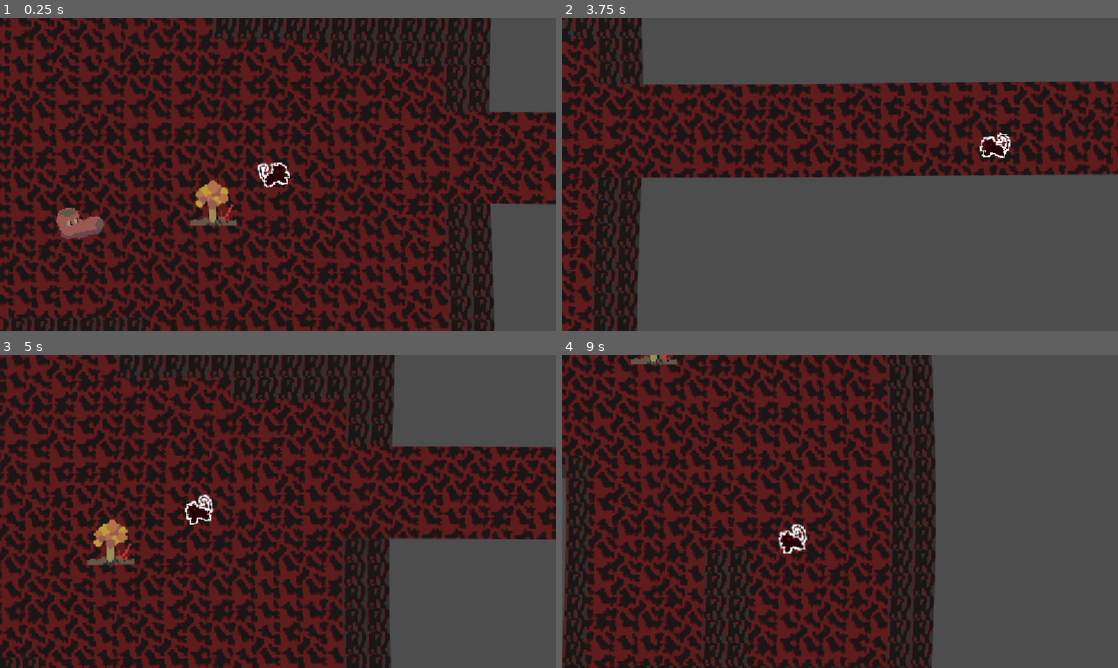
Above: before the commit, frames 1-4 (two rows, left to right).
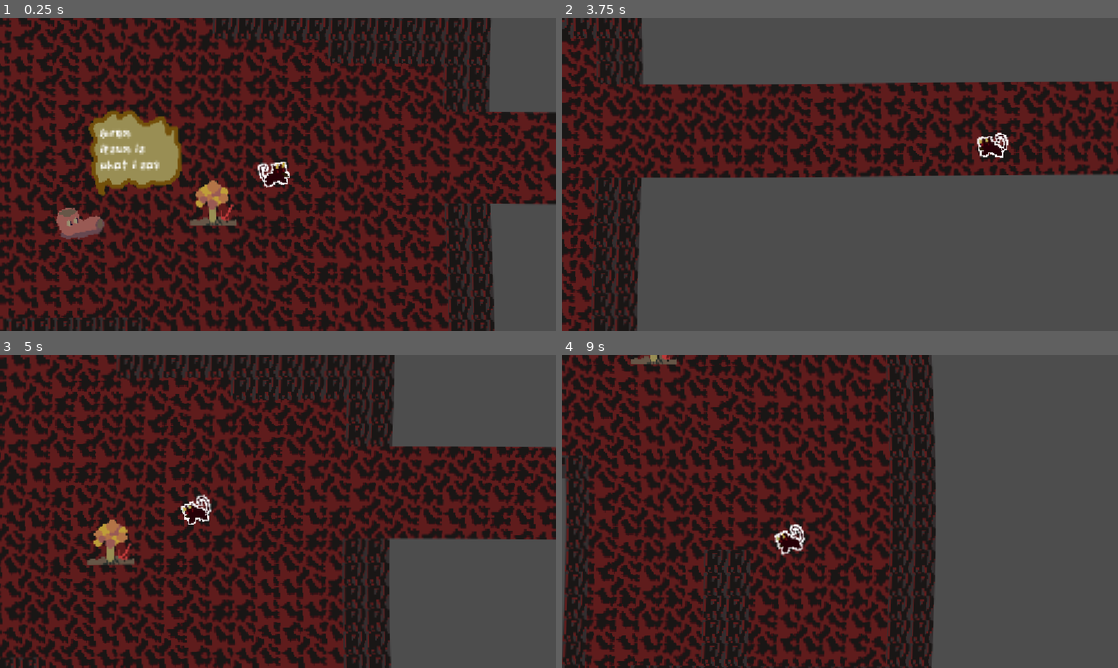
Above: after the commit, the same moments.

Repository: BlueDragonSpace/CozyFallJamGame
Game: Godot game, scene res://scenes/root.tscn
Same seed, same stepped clock (60 frames per second), same inputs: the game is played once before the commit and once after it.
Inputs (mouse positions are in pixels of both pictures, inside the frame that each line leads up to):
- Up to frame 1 (0.25 s): no input
- Up to frame 2 (3.75 s): tap Enter at 0.5 s; move the mouse to (962, 158) at 0.52 s; hold D (right) 0.53-1.28 s; tap C (action) at 0.6, 2.85 s; click (962, 158) at 0.67 s; move the mouse to (728, 190) at 1.27 s; hold S (down) 1.28-2.03 s; tap Alt at 1.35, 3.6 s; move the mouse to (895, 105) at 2.02 s; hold D (right) 2.03-2.78 s; tap Shift at 2.1 s; move the mouse to (812, 237) at 2.77 s; hold W (up) 2.78-3.53 s; click (812, 237) at 2.92 s; move the mouse to (1006, 221) at 3.52 s; hold A (left) from 3.53 s (still down)
- Up to frame 3 (5 s): keep holding A (left); move the mouse to (111, 464) at 4.27 s; tap Shift at 4.35 s
- Up to frame 4 (9 s): move the mouse to (867, 511) at 5.02 s; release A (left) at 5.03 s; hold S (down) 5.03-5.78 s; tap one key every 0.75 s from 5.1 s: C (action) Alt Shift C (action) Alt Shift; click (867, 511) at 5.17 s; move the mouse to (756, 433) at 5.77 s; hold D (right) 5.78-6.53 s; move the mouse to (962, 495) at 6.52 s; hold W (up) 6.53-7.28 s; move the mouse to (728, 527) at 7.27 s; hold D (right) 7.28-8.03 s; click (728, 527) at 7.42 s; move the mouse to (895, 442) at 8.02 s; hold S (down) 8.03-8.78 s; move the mouse to (812, 574) at 8.77 s; hold A (left) from 8.78 s (still down)

The runs differ from the first frame. In frame 1, 3.6% of the frame differs, in the area x 15-52%, y 29-57%; in frame 2, 0.2%; in frame 3, 0.3%; in frame 4, 0.3%.
Error after the commit: Trying to assign value of type 'String' to a variable of type 'Label'. (res://scripts/shuz.gd:89)

Commit message:
haha nope theres more

Diff:
--- a/scenes/root.tscn
+++ b/scenes/root.tscn
@@ -8,7 +8,7 @@
 [ext_resource type="Texture2D" uid="uid://cbwsw0i3eosnd" path="res://art/falltree1.png" id="6_jrhyn"]
 [ext_resource type="Script" uid="uid://c4eibqa83ve0m" path="res://scripts/player.gd" id="7_log26"]
 [ext_resource type="Shader" uid="uid://cshgrsj6f6p7i" path="res://shaders/outline.gdshader" id="8_gt4lb"]
-[ext_resource type="Texture2D" uid="uid://b780m6edrl0h" path="res://art/demon-sheet.png" id="9_ya6yc"]
+[ext_resource type="Texture2D" uid="uid://bmfn4fsvbiqta" path="res://art/demongoldhorns.png" id="9_y3xxt"]
 [ext_resource type="PackedScene" uid="uid://2waevcf3xc0n" path="res://scenes/spawner.tscn" id="10_mflgo"]
 [ext_resource type="PackedScene" uid="uid://ybcq4eyw85gw" path="res://scenes/shuz.tscn" id="11_34frw"]
 
@@ -249,52 +249,60 @@
 shader_parameter/offset = Vector2(0, 0)
 shader_parameter/max_or_add = false
 
-[sub_resource type="AtlasTexture" id="AtlasTexture_gd4vy"]
-atlas = ExtResource("9_ya6yc")
+[sub_resource type="AtlasTexture" id="AtlasTexture_xsp7o"]
+atlas = ExtResource("9_y3xxt")
 region = Rect2(0, 0, 64, 64)
 
-[sub_resource type="AtlasTexture" id="AtlasTexture_qw60f"]
-atlas = ExtResource("9_ya6yc")
+[sub_resource type="AtlasTexture" id="AtlasTexture_l5cgh"]
+atlas = ExtResource("9_y3xxt")
 region = Rect2(64, 0, 64, 64)
 
-[sub_resource type="AtlasTexture" id="AtlasTexture_eji0w"]
-atlas = ExtResource("9_ya6yc")
+[sub_resource type="AtlasTexture" id="AtlasTexture_vgks2"]
+atlas = ExtResource("9_y3xxt")
 region = Rect2(128, 0, 64, 64)
 
-[sub_resource type="AtlasTexture" id="AtlasTexture_qwhpj"]
-atlas = ExtResource("9_ya6yc")
+[sub_resource type="AtlasTexture" id="AtlasTexture_dylgi"]
+atlas = ExtResource("9_y3xxt")
+region = Rect2(192, 0, 64, 64)
+
+[sub_resource type="AtlasTexture" id="AtlasTexture_jrhyn"]
+atlas = ExtResource("9_y3xxt")
+region = Rect2(128, 64, 64, 64)
+
+[sub_resource type="AtlasTexture" id="AtlasTexture_log26"]
+atlas = ExtResource("9_y3xxt")
+region = Rect2(192, 64, 64, 64)
+
+[sub_resource type="AtlasTexture" id="AtlasTexture_gt4lb"]
+atlas = ExtResource("9_y3xxt")
+region = Rect2(0, 128, 64, 64)
+
+[sub_resource type="AtlasTexture" id="AtlasTexture_ya6yc"]
+atlas = ExtResource("9_y3xxt")
+region = Rect2(64, 128, 64, 64)
+
+[sub_resource type="AtlasTexture" id="AtlasTexture_mflgo"]
+atlas = ExtResource("9_y3xxt")
 region = Rect2(0, 64, 64, 64)
 
-[sub_resource type="AtlasTexture" id="AtlasTexture_qt76e"]
-atlas = ExtResource("9_ya6yc")
-region = Rect2(0, 128, 64, 64)
-
-[sub_resource type="AtlasTexture" id="AtlasTexture_sq7yr"]
-atlas = ExtResource("9_ya6yc")
-region = Rect2(64, 128, 64, 64)
-
-[sub_resource type="AtlasTexture" id="AtlasTexture_r3r3k"]
-atlas = ExtResource("9_ya6yc")
+[sub_resource type="AtlasTexture" id="AtlasTexture_34frw"]
+atlas = ExtResource("9_y3xxt")
 region = Rect2(64, 64, 64, 64)
-
-[sub_resource type="AtlasTexture" id="AtlasTexture_blcw0"]
-atlas = ExtResource("9_ya6yc")
-region = Rect2(128, 64, 64, 64)
 
 [sub_resource type="SpriteFrames" id="SpriteFrames_o4040"]
 animations = [{
 "frames": [{
 "duration": 1.0,
-"texture": SubResource("AtlasTexture_gd4vy")
-}, {
-"duration": 1.0,
-"texture": SubResource("AtlasTexture_qw60f")
-}, {
-"duration": 1.0,
-"texture": SubResource("AtlasTexture_eji0w")
-}, {
-"duration": 1.0,
-"texture": SubResource("AtlasTexture_qwhpj")
+"texture": SubResource("AtlasTexture_xsp7o")
+}, {
+"duration": 1.0,
+"texture": SubResource("AtlasTexture_l5cgh")
+}, {
+"duration": 1.0,
+"texture": SubResource("AtlasTexture_vgks2")
+}, {
+"duration": 1.0,
+"texture": SubResource("AtlasTexture_dylgi")
 }],
 "loop": 0,
 "name": &"bananaleaf",
@@ -302,10 +310,10 @@
 }, {
 "frames": [{
 "duration": 1.0,
-"texture": SubResource("AtlasTexture_qt76e")
-}, {
-"duration": 1.0,
-"texture": SubResource("AtlasTexture_sq7yr")
+"texture": SubResource("AtlasTexture_jrhyn")
+}, {
+"duration": 1.0,
+"texture": SubResource("AtlasTexture_log26")
 }],
 "loop": 1,
 "name": &"idle",
@@ -313,10 +321,21 @@
 }, {
 "frames": [{
 "duration": 1.0,
-"texture": SubResource("AtlasTexture_r3r3k")
-}, {
-"duration": 1.0,
-"texture": SubResource("AtlasTexture_blcw0")
+"texture": SubResource("AtlasTexture_gt4lb")
+}, {
+"duration": 1.0,
+"texture": SubResource("AtlasTexture_ya6yc")
+}],
+"loop": 1,
+"name": &"sleep",
+"speed": 2.0
+}, {
+"frames": [{
+"duration": 1.0,
+"texture": SubResource("AtlasTexture_mflgo")
+}, {
+"duration": 1.0,
+"texture": SubResource("AtlasTexture_34frw")
 }],
 "loop": 1,
 "name": &"walk",
@@ -570,9 +589,9 @@
 
 [node name="AnimatedSprite2D" type="AnimatedSprite2D" parent="World/Player" unique_id=1769982241]
 material = SubResource("ShaderMaterial_whk2h")
-position = Vector2(0, 0.74971807)
-rotation = -0.17432551
-scale = Vector2(1.0506397, 0.9430303)
+position = Vector2(0, 0.7494455)
+rotation = -0.17438544
+scale = Vector2(1.0209022, 0.9764852)
 sprite_frames = SubResource("SpriteFrames_o4040")
 animation = &"bananaleaf"
 autoplay = "idle"
--- a/scenes/shuz.tscn
+++ b/scenes/shuz.tscn
@@ -1,13 +1,13 @@
 [gd_scene format=3 uid="uid://ybcq4eyw85gw"]
 
-[ext_resource type="Script" uid="uid://csnad5vwbmwl8" path="res://scripts/shuz.gd" id="1_q0hdc"]
-[ext_resource type="Texture2D" uid="uid://duhuhf8e71hjs" path="res://art/theshuz.png" id="2_nmsg5"]
-[ext_resource type="Texture2D" uid="uid://cmvldk43simdu" path="res://art/soles.png" id="2_tvv2b"]
-[ext_resource type="Texture2D" uid="uid://d0jil3k3snssk" path="res://art/theshuzgleeful.png" id="3_7rsce"]
-[ext_resource type="Texture2D" uid="uid://cuhegknhtid0v" path="res://art/theshuz_damaged.png" id="3_nmsg5"]
-[ext_resource type="Texture2D" uid="uid://b544uhwvo8ib4" path="res://art/theshuz_relaxed.png" id="4_m0unf"]
-[ext_resource type="Texture2D" uid="uid://dfus70kv2ex2x" path="res://art/shoespeech.png" id="5_u3frk"]
-[ext_resource type="FontFile" uid="uid://bs5jnspy5msgq" path="res://fonts/JinxedWizards#ChristinaAntoinetteNeofotistou.ttf" id="6_7rsce"]
+[ext_resource type="Script" uid="uid://csnad5vwbmwl8" path="res://scripts/shuz.gd" id="1_rn6fc"]
+[ext_resource type="Texture2D" uid="uid://cmvldk43simdu" path="res://art/soles.png" id="2_7brfg"]
+[ext_resource type="Texture2D" uid="uid://cuhegknhtid0v" path="res://art/theshuz_damaged.png" id="3_d84s3"]
+[ext_resource type="Texture2D" uid="uid://d0jil3k3snssk" path="res://art/theshuzgleeful.png" id="4_11kwj"]
+[ext_resource type="Texture2D" uid="uid://duhuhf8e71hjs" path="res://art/theshuz.png" id="5_nko2f"]
+[ext_resource type="Texture2D" uid="uid://b544uhwvo8ib4" path="res://art/theshuz_relaxed.png" id="6_aadie"]
+[ext_resource type="Texture2D" uid="uid://dfus70kv2ex2x" path="res://art/shoespeech.png" id="7_1yva5"]
+[ext_resource type="FontFile" uid="uid://bs5jnspy5msgq" path="res://fonts/JinxedWizards#ChristinaAntoinetteNeofotistou.ttf" id="8_ektwd"]
 
 [sub_resource type="CapsuleShape2D" id="CapsuleShape2D_o4040"]
 radius = 8.0
@@ -170,7 +170,7 @@
 tracks/3/loop_wrap = true
 tracks/3/keys = {
 "handle_modes": PackedInt32Array(0),
-"points": PackedFloat32Array(0, -0.175, 0, 0.175, 0),
+"points": PackedFloat32Array(1, -0.175, 0, 0.175, 0),
 "times": PackedFloat32Array(0)
 }
 
@@ -335,7 +335,7 @@
 sprite_frames = SubResource("SpriteFrames_a56dw")
 animation = &"gleeful"
 autoplay = "idle"
-frame_progress = 0.7951434
+frame_progress = 0.93681186
 
 [node name="AnimationTree" type="AnimationTree" parent="." unique_id=321668851]
 active = false
@@ -361,22 +361,21 @@
 debug_color = Color(1, 0.003921569, 0.09019608, 0.078431375)
 
 [node name="AnimatedSprite2D2" type="AnimatedSprite2D" parent="." unique_id=538785067]
-modulate = Color(1, 1, 1, 0)
 z_index = 10
 position = Vector2(40, -40)
 sprite_frames = SubResource("SpriteFrames_o4040")
 autoplay = "default"
-frame_progress = 0.18801573
-
-[node name="Label" type="Label" parent="AnimatedSprite2D2" unique_id=918821618]
+frame_progress = 0.32972577
+
+[node name="RelaxDialogue" type="Label" parent="AnimatedSprite2D2" unique_id=918821618]
 custom_minimum_size = Vector2(48.42, 31.595)
 offset_left = -24.0
 offset_top = -19.0
 offset_right = 24.419998
 offset_bottom = 11.625
-theme_override_fonts/font = ExtResource("6_7rsce")
+theme_override_fonts/font = ExtResource("8_ektwd")
 theme_override_font_sizes/font_size = 8
-text = "Wow! I feel so relaxed! Thanks!!!"
+text = "lorem ipsum is what i say"
 autowrap_mode = 2
 
 [connection signal="body_entered" from="SightRadius" to="." method="_on_sight_radius_body_entered"]
--- a/scripts/shuz.gd
+++ b/scripts/shuz.gd
@@ -6,12 +6,15 @@
 @onready var navigation_agent: NavigationAgent2D = get_node("NavigationAgent2D")
 @onready var animated_sprite_2d: AnimatedSprite2D = $AnimatedSprite2D
 @onready var soles_particles: GPUParticles2D = $SolesParticles
+@onready var relax_dialogue: Label = $AnimatedSprite2D2/RelaxDialogue
 
 var SPEED = 200.00 ## whoops i don't wanna lowercase this
 const JUMP_VELOCITY = -400.00
 const ACCEL = 1
 const DEACCEL = 750
 const INV_ROOT_TWO = 0.707106781
+
+var dialogues = ['Wow! I feel so relaxed! Thanks!!!', 'Huh. That wasn\'t so bad!', 'This is quite nice!', '10/10. Would come again.', 'I love this place!', 'I\'m going to write a poem!', 'This is fire.', 'YOLO', 'mmmmmm burnt rubber', 'Thank you, Demonkat!', 'blehhhhhhh']
 
 signal shuz_soles(new_soles: int)
 
@@ -82,6 +85,9 @@
 	navigation_agent.velocity_computed.connect(Callable(_on_velocity_computed))
 	shuz_soles.connect(get_tree().get_first_node_in_group("Root").passdown_change_soles)
 
+	# sets the dialogue to be a random dialogue from the list
+	relax_dialogue = dialogues[randi_range(0, dialogues.size() - 1)]
+
 func set_movement_target(movement_target: Vector2):
 	navigation_agent.set_target_position(movement_target)
 
Binary file added: art/demongoldhorns.png
Not shown, added: art/demongoldhorns.png.import
Binary file added: art/demonsleep1.png
Not shown, added: art/demonsleep1.png.import
Binary file added: art/demonsleep2.png
Not shown, added: art/demonsleep2.png.import
Not shown, changed: notes.txt
Not shown: 6 places in scenes/shuz.tscn that only renumber resources
